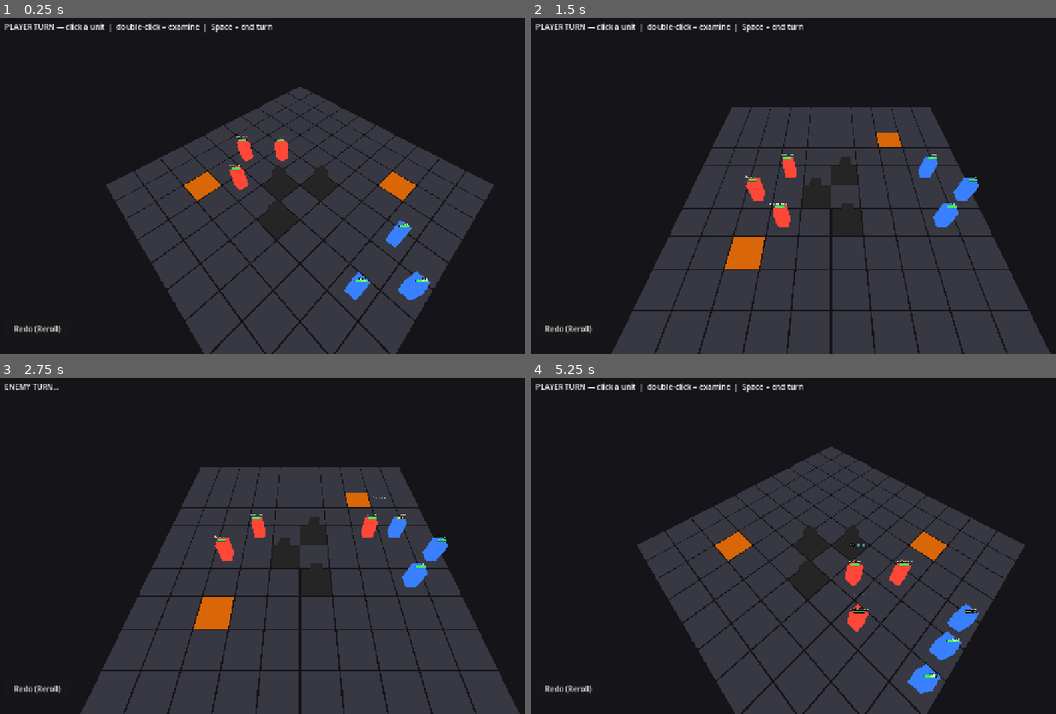
Above: before the commit, frames 1-4 (two rows, left to right).
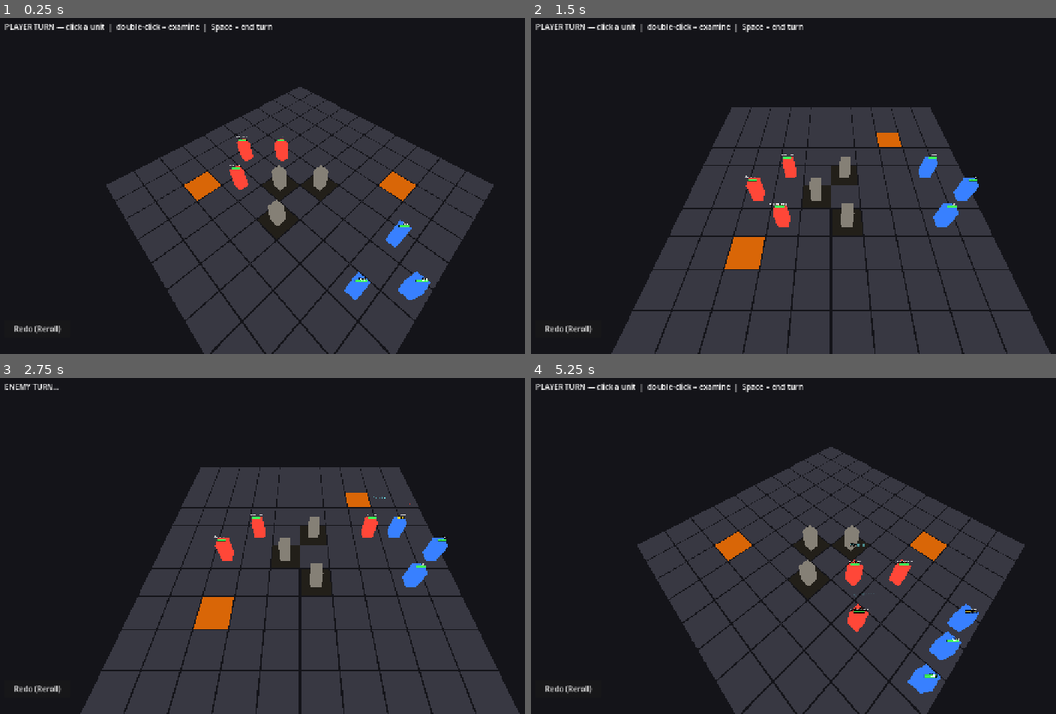
Above: after the commit, the same moments.

Repository: caleb-the-dev/RogueFinder
Game: Godot game, scene res://main.tscn
Same seed, same stepped clock (60 frames per second), same inputs: the game is played once before the commit and once after it. The engine's default icon, where the game draws it, is replaced by a stand-in: a white triangle on a blue panel in a dark square.
Inputs (mouse positions are in pixels of both pictures, inside the frame that each line leads up to):
- Up to frame 1 (0.25 s): no input
- Up to frame 2 (1.5 s): click "Redo (Reroll)" at 0.5 s; tap A at 1.25 s; move the mouse to (961, 169) at 1.27 s; hold Right from 1.28 s (still down); tap Q at 1.35 s; click (961, 169) at 1.42 s
- Up to frame 3 (2.75 s): tap Space at 1.52 s; release Right at 2 s; click "End Turn" at 2 s
- Up to frame 4 (5.25 s): drag from (709, 562) to (798, 613) at 2.77 s; move the mouse to (893, 472) at 3.52 s; hold Right 3.53-4.25 s; tap M at 3.6 s; drag from (798, 613) to (651, 495) at 4.27 s; move the mouse to (1008, 596) at 5.02 s; hold A from 5.03 s (still down); tap E at 5.1 s

The runs differ from the first frame. In frame 1, 0.5% of the frame differs, in the area x 51-63%, y 43-62%; in frame 2, 0.4%; in frame 3, 0.4%; in frame 4, 0.5%.

Commit message:
fix: hazard on-entry damage, wall visibility, hazard color during stride
- Hazards now damage immediately on entry (player stride, TRAVEL,
  FORCE displacement, enemy stride) in addition to start-of-turn
- Wall box mesh changed to warm stone color (0.52, 0.50, 0.46) so
  obstacles read clearly against the dark grid
- Hazard cells now show amber (COLOR_MOVE_HAZARD) when highlighted as
  a move destination, so the danger is visible during stride selection
- Enemy killed by stride hazard damage skips ability execution

Co-Authored-By: Claude Sonnet 4.6 <noreply@anthropic.com>

Diff:
--- a/rogue-finder/scripts/combat/CombatManager3D.gd
+++ b/rogue-finder/scripts/combat/CombatManager3D.gd
@@ -337,6 +337,7 @@
 	_grid.clear_occupied(old_pos)
 	_selected_unit.move_to(cell)
 	_grid.set_occupied(cell, _selected_unit)
+	_check_hazard_damage(_selected_unit)
 
 	# Tween to new world position
 	var tw: Tween = create_tween()
@@ -699,6 +700,7 @@
 	_grid.clear_occupied(target.grid_pos)
 	target.move_to(dest)           # updates grid_pos + emits unit_moved
 	_grid.set_occupied(dest, target)
+	_check_hazard_damage(target)
 	var tw: Tween = create_tween()
 	tw.tween_property(target, "global_position", _grid.grid_to_world(dest), 0.20)
 
@@ -750,6 +752,7 @@
 	_grid.clear_occupied(old_pos)
 	_selected_unit.move_to(cell)
 	_grid.set_occupied(cell, _selected_unit)
+	_check_hazard_damage(_selected_unit)
 	var tw: Tween = create_tween()
 	tw.tween_property(_selected_unit, "global_position", _grid.grid_to_world(cell), 0.18)
 
@@ -1020,6 +1023,10 @@
 				var tw: Tween = create_tween()
 				tw.tween_property(enemy, "global_position", _grid.grid_to_world(best_cell), 0.22)
 				await tw.finished  # must complete before lunge anim starts on same property
+				_check_hazard_damage(enemy)
+				if not enemy.is_alive:
+					await get_tree().create_timer(ENEMY_TURN_DELAY).timeout
+					continue
 
 		# --- 4. Ability selection ---
 		var post_dist: int = abs(enemy.grid_pos.x - target.grid_pos.x) \
--- a/rogue-finder/scripts/combat/Grid3D.gd
+++ b/rogue-finder/scripts/combat/Grid3D.gd
@@ -21,6 +21,8 @@
 const COLOR_SELECTED:     Color = Color(0.90, 0.78, 0.10, 0.90)
 const COLOR_ABILITY_TARGET: Color = Color(0.65, 0.20, 0.90, 0.85)  # purple
 const COLOR_HAZARD:       Color = Color(0.85, 0.40, 0.05, 1.0)
+const COLOR_MOVE_HAZARD:  Color = Color(0.90, 0.52, 0.05, 0.88)   # amber — reachable but dangerous
+const COLOR_WALL:         Color = Color(0.52, 0.50, 0.46, 1.0)    # warm stone — visible against dark grid
 
 # highlighted_cells: Vector2i -> "move" | "attack" | "selected"
 var highlighted_cells: Dictionary = {}
@@ -110,7 +112,7 @@
 		_cell_types[cell] = CellType.WALL
 		var idx: int = cell.y * COLS + cell.x
 		if idx < _cell_materials.size():
-			_cell_materials[idx].albedo_color = Color(0.15, 0.15, 0.15, 1.0)
+			_cell_materials[idx].albedo_color = Color(0.14, 0.13, 0.11, 1.0)
 		var box_mesh := MeshInstance3D.new()
 		var box := BoxMesh.new()
 		box.size = Vector3(0.7, 1.6, 0.7)
@@ -118,7 +120,7 @@
 		box_mesh.position = Vector3(float(cell.x) * CELL_SIZE, 0.8, float(cell.y) * CELL_SIZE)
 		var mat := StandardMaterial3D.new()
 		mat.shading_mode = BaseMaterial3D.SHADING_MODE_UNSHADED
-		mat.albedo_color = Color(0.15, 0.15, 0.15, 1.0)
+		mat.albedo_color = COLOR_WALL
 		box_mesh.material_override = mat
 		add_child(box_mesh)
 
@@ -162,7 +164,7 @@
 		return
 	var mat: StandardMaterial3D = _cell_materials[idx]
 	match highlighted_cells.get(pos, ""):
-		"move":           mat.albedo_color = COLOR_MOVE
+		"move":           mat.albedo_color = COLOR_MOVE_HAZARD if is_hazard(pos) else COLOR_MOVE
 		"attack":         mat.albedo_color = COLOR_ATTACK
 		"selected":       mat.albedo_color = COLOR_SELECTED
 		"ability_target": mat.albedo_color = COLOR_ABILITY_TARGET
